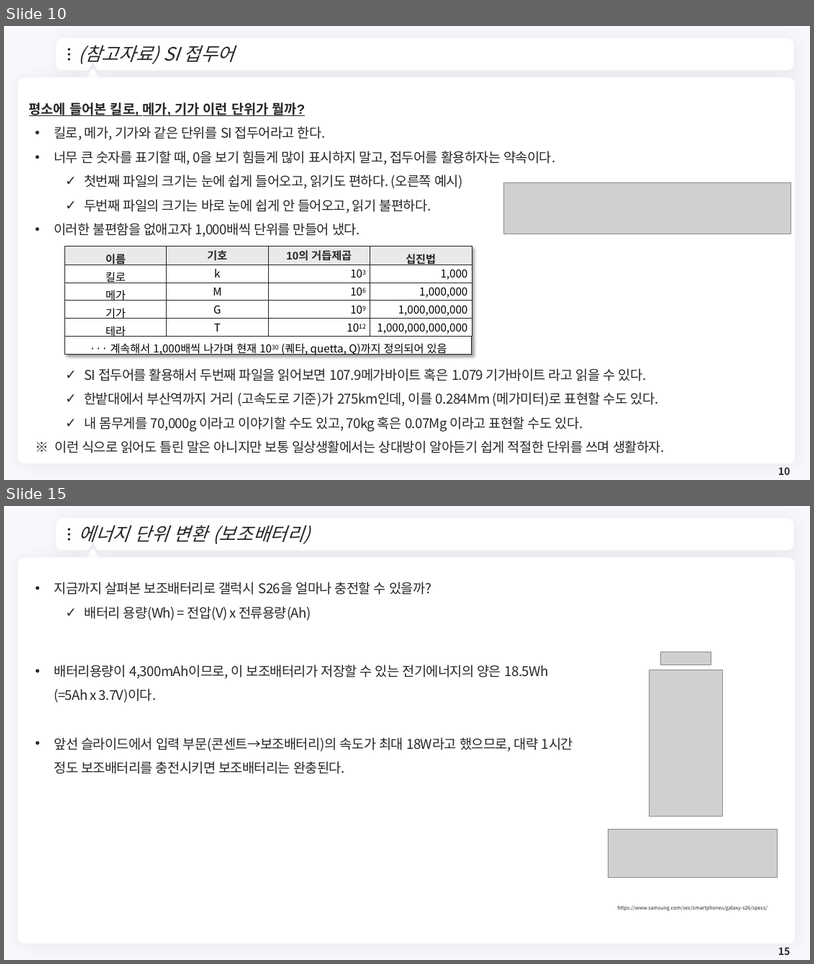
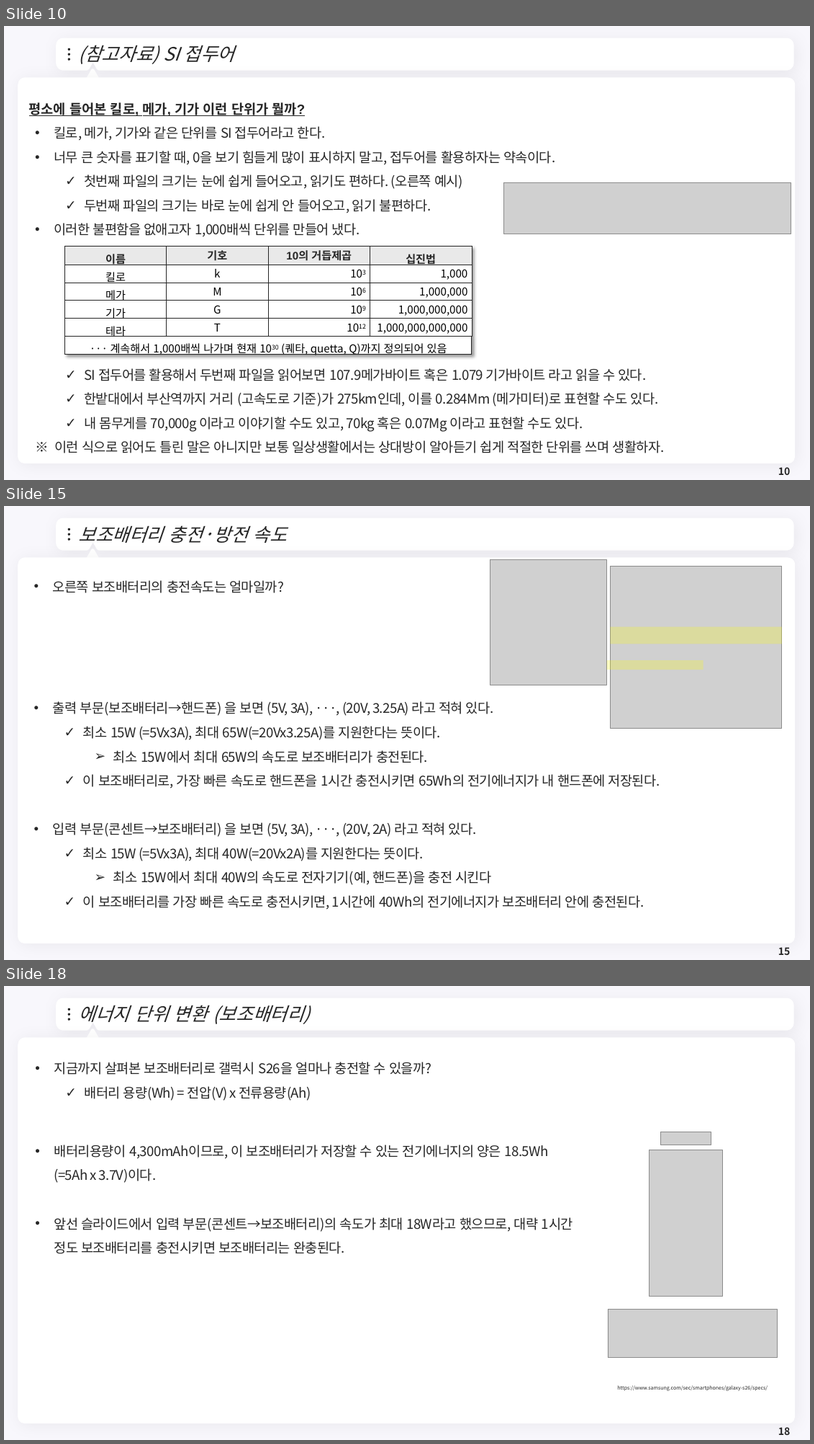
Before and after one commit to meandthey/Teaching, a slide deck: 에너지경제학/자원에너지경제학_Chapter_1.pptx. Shown one above the other, each under a label of ours: slides 10 and 15 before the commit, slides 10, 15 and 18 after it; the slides between them are not shown. The pictures are 814x964 and 814x1444 pixels, drawn with LibreOffice and Linux fonts; fonts in the diff are those of the drawing; grey boxes stand for pictures; background and template pictures are left out. Boxes give left, top, right and bottom in pixels: in the first picture for what was removed or moved away, otherwise in the second. Text is boxed around its words. In the diff, an @@ line names an element or a change of style, - is before the commit and + after.

```diff
--- a/에너지경제학/자원에너지경제학_Chapter_1.pptx
+++ b/에너지경제학/자원에너지경제학_Chapter_1.pptx
@@ slide 15 added at [4,506,810,960], background #F8F7FC; not listed: 7 template elements that a slide beside it also shows @@
@@ title added at [79,525,287,543], 22 pt, text #262626, italic @@
+보조배터리 충전·방전 속도
@@ picture added at [491,559,607,685] @@
@@ picture added at [611,566,782,728] @@
@@ text added at [53,580,284,593], 16 pt, text #262626 @@
+• 오른쪽 보조배터리의 충전속도는 얼마일까?
@@ rectangle added at [611,627,782,644], fill #FFFF00 at 24% opacity @@
@@ rectangle added at [607,660,703,669], fill #FFFF00 at 24% opacity @@
@@ text added at [53,701,661,909], 16 pt, text #262626 @@
+• 출력 부문(보조배터리→핸드폰) 을 보면 (5V, 3A), ···, (20V, 3.25A) 라고 적혀 있다.
+  ✓ 최소 15W (=5Vx3A), 최대 65W(=20Vx3.25A)를 지원한다는 뜻이다.
+    ➢ 최소 15W에서 최대 65W의 속도로 보조배터리가 충전된다.
+  ✓ 이 보조배터리로, 가장 빠른 속도로 핸드폰을 1시간 충전시키면 65Wh의 전기에너지가 내 핸드폰에 저장된다.
+• 입력 부문(콘센트→보조배터리) 을 보면 (5V, 3A), ···, (20V, 2A) 라고 적혀 있다.
+  ✓ 최소 15W (=5Vx3A), 최대 40W(=20Vx2A)를 지원한다는 뜻이다.
+    ➢ 최소 15W에서 최대 40W의 속도로 전자기기(예, 핸드폰)을 충전 시킨다
+  ✓ 이 보조배터리를 가장 빠른 속도로 충전시키면, 1시간에 40Wh의 전기에너지가 보조배터리 안에 충전된다.
@@ page number added at [779,947,790,955], 12 pt, text #262626, bold @@
+15
@@ what was slide 15 is now slide 18 @@
```
Also in this commit, not shown: 4 slides changed, 3 other slides added.
